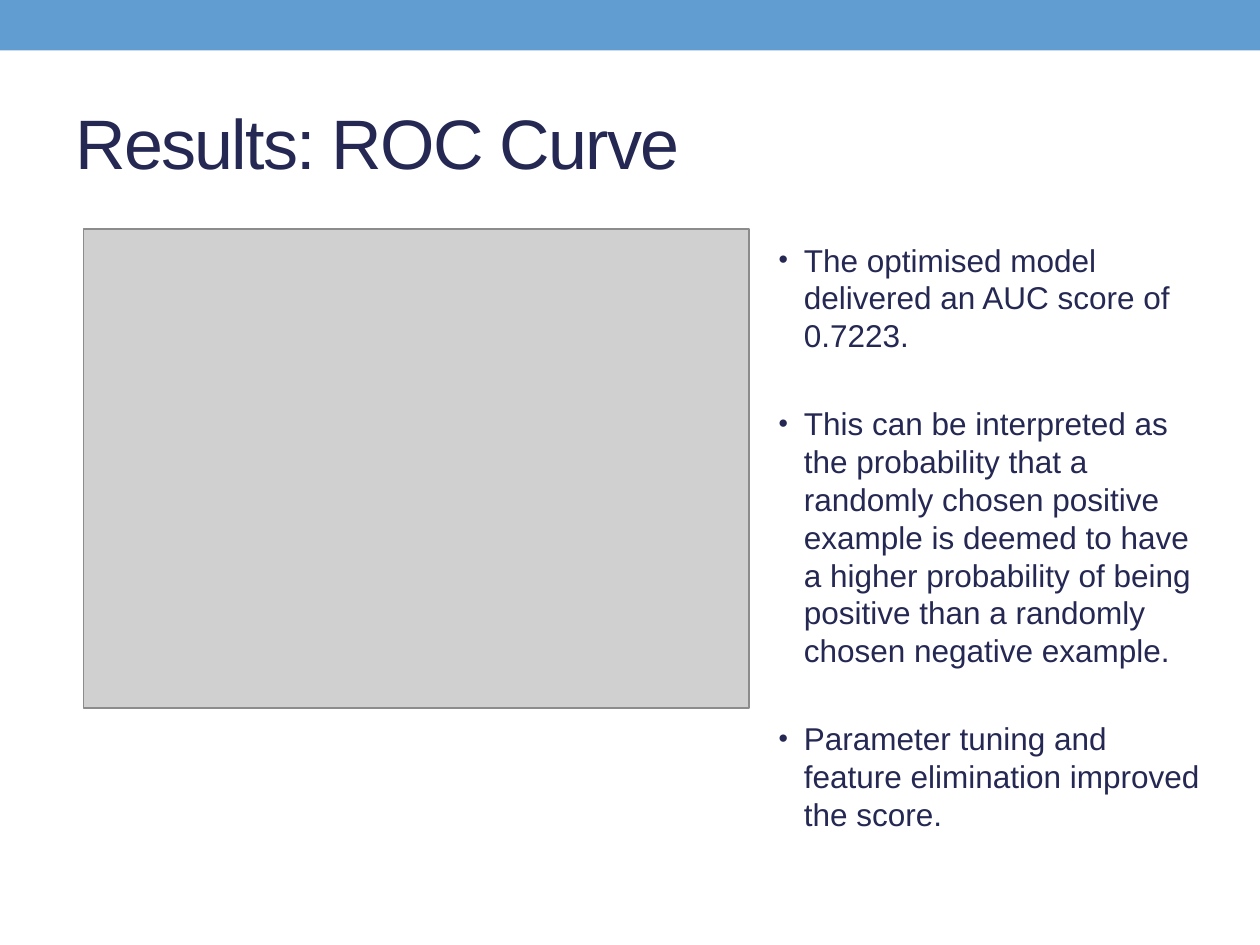
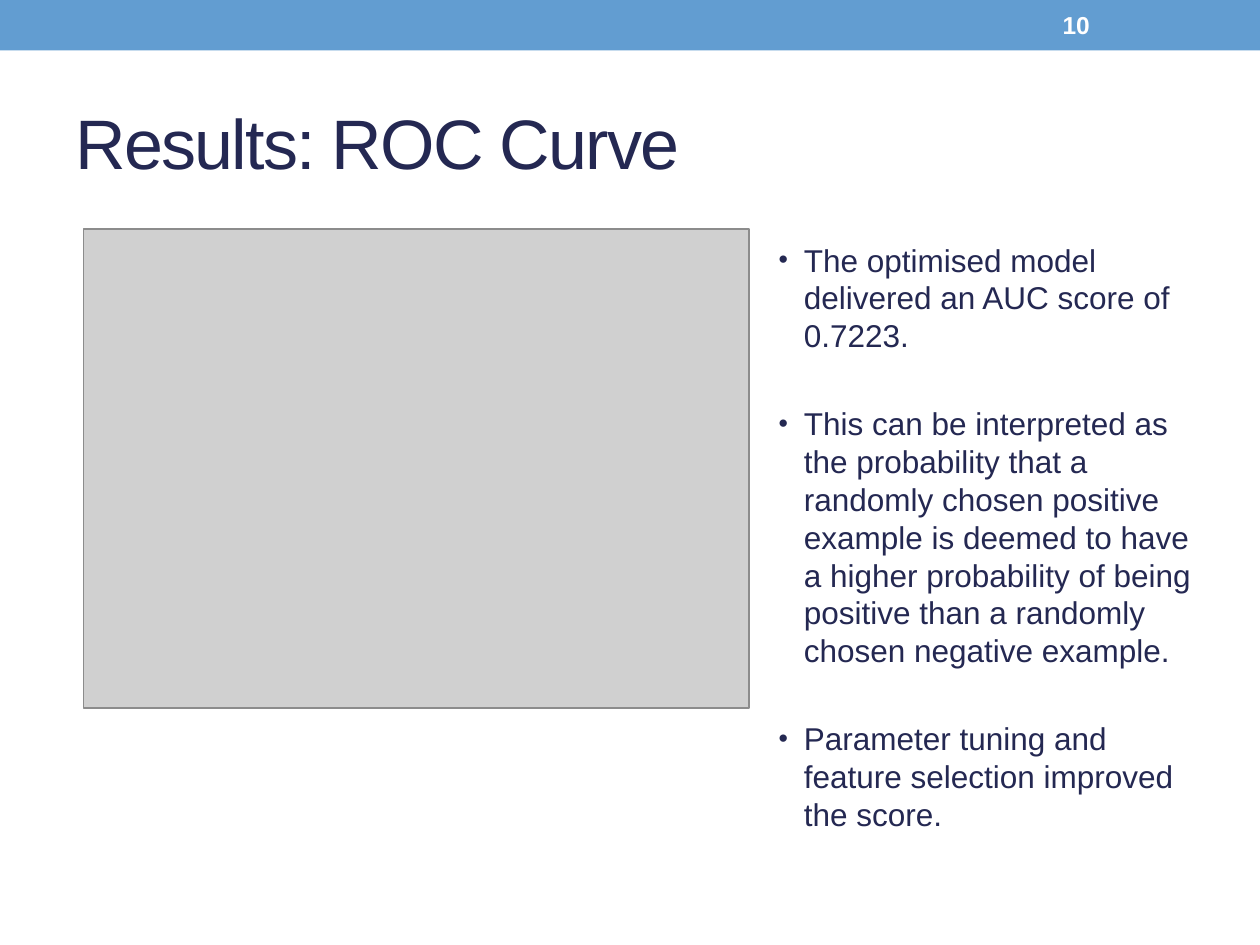
Before and after one commit to Son17/Data-Science-Projects, a slide deck: slide 10 of LG presentation_condensed.pptx. Drawn at 1260x945 pixels with LibreOffice and Linux fonts; fonts in the diff are those of the drawing; grey boxes stand for pictures. Boxes give left, top, right and bottom in pixels: in the first picture for what was removed or moved away, otherwise in the second. Text is boxed around its words. In the diff, an @@ line names an element or a change of style, - is before the commit and + after.

```diff
--- a/LG presentation_condensed.pptx
+++ b/LG presentation_condensed.pptx
@@ page number added at [1063,17,1090,34], 14 pt, text #FFFFFF, bold @@
+10
@@ text at [804,727,1174,827]: text changed @@
-• Parameter tuning and feature elimination improved the score.
+• Parameter tuning and feature selection improved the score.
```
Also in this commit, not shown: 9 other slides changed, 1 other file.
